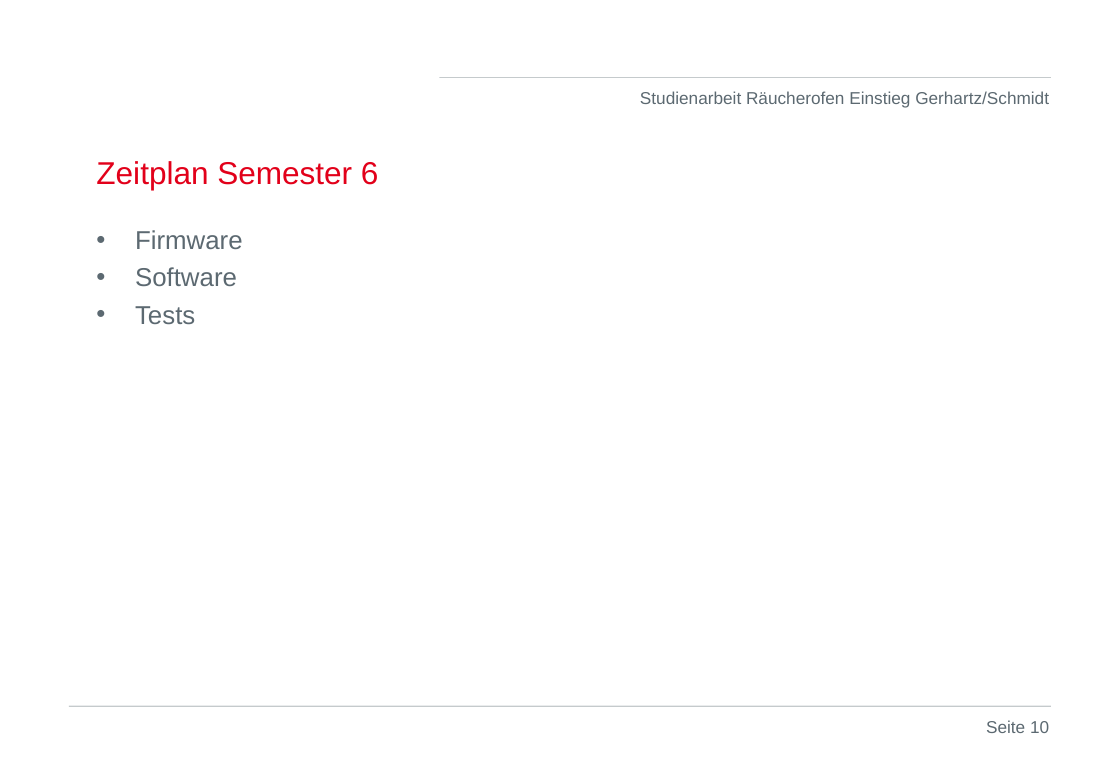
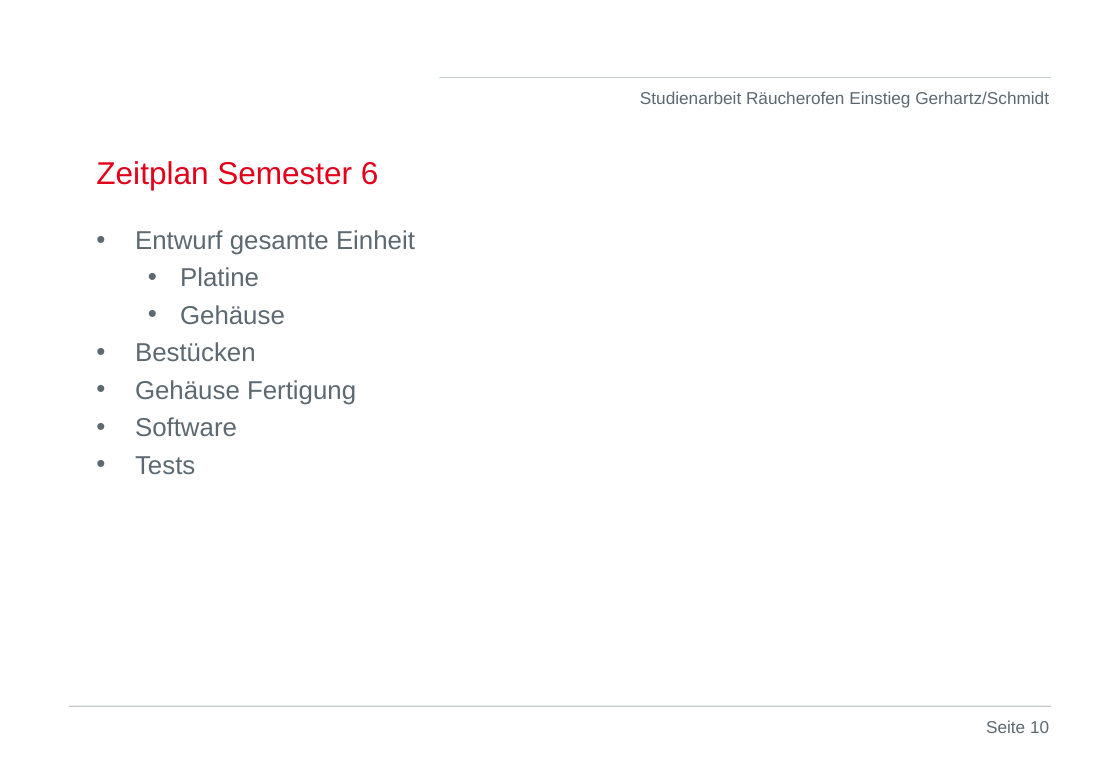
Before and after one commit to stege00/Raeucherofen, a slide deck: slide 10 of 05_Dokumente_DHBW/Präsentationen/KW40_2021_Studienarbeit_Gerhartz_Schmidt_Einstieg.ppt. Drawn at 1120x775 pixels with LibreOffice and Linux fonts; fonts in the diff are those of the drawing; background and template pictures are left out. Boxes give left, top, right and bottom in pixels: in the first picture for what was removed or moved away, otherwise in the second. Text is boxed around its words. In the diff, an @@ line names an element or a change of style, - is before the commit and + after.

```diff
--- a/05_Dokumente_DHBW/Präsentationen/KW40_2021_Studienarbeit_Gerhartz_Schmidt_Einstieg.ppt
+++ b/05_Dokumente_DHBW/Präsentationen/KW40_2021_Studienarbeit_Gerhartz_Schmidt_Einstieg.ppt
@@ text at (x1=135, y1=230, x2=415, y2=405): text changed @@
-• Firmware
+• Entwurf gesamte Einheit
+  • Platine
+  • Gehäuse
+• Bestücken
+• Gehäuse Fertigung
```
Also in this commit, not shown: 4 other slides changed.
